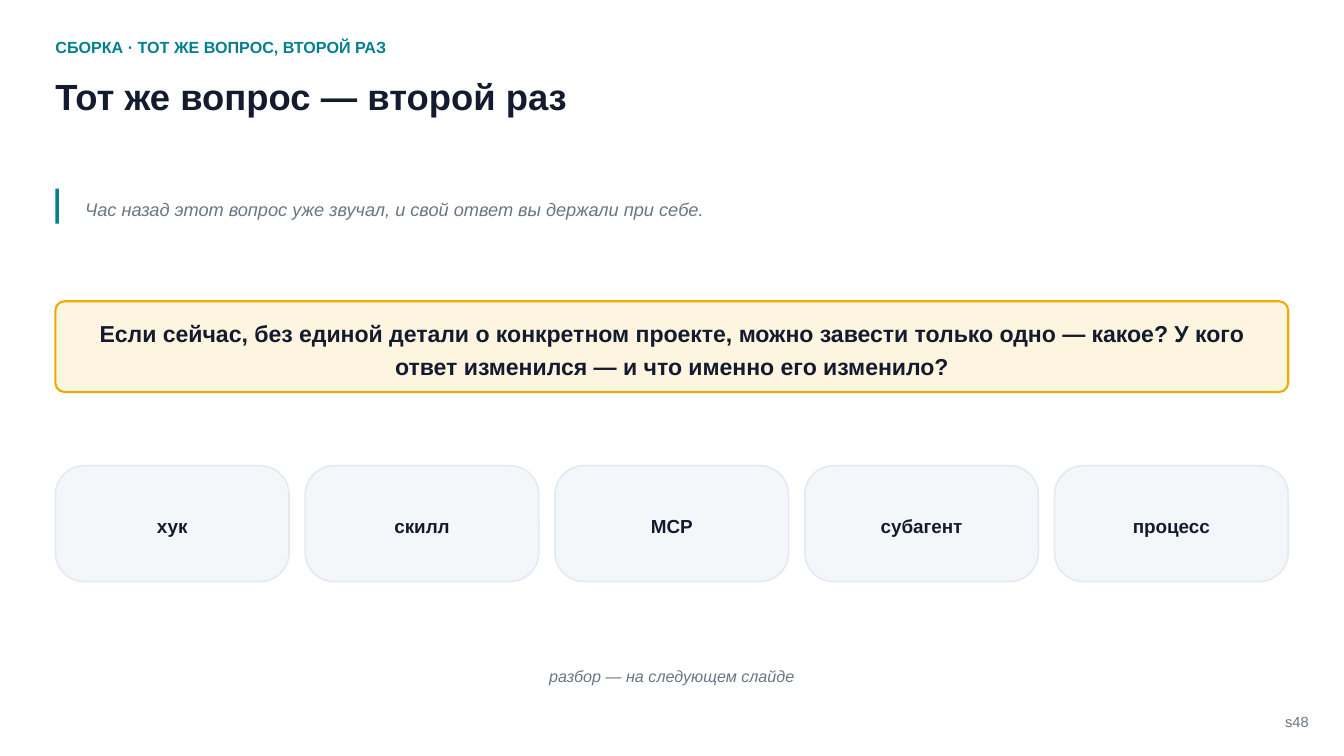
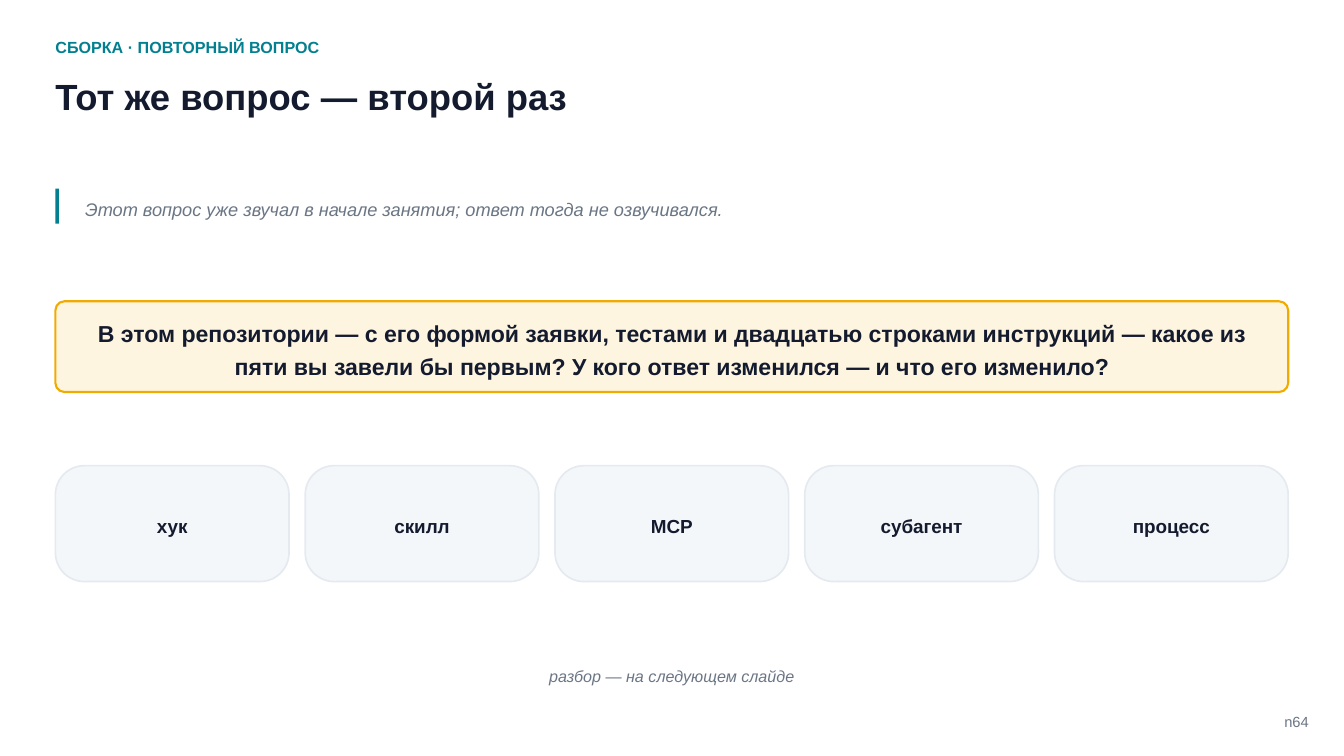
Before and after one commit to tellina-study/AI-usage-lessons, a slide deck: slide 64 of library/seminars/sem-05/rendered/sem-05.pptx (slide 48 before the commit). Drawn at 1344x756 pixels with LibreOffice and Linux fonts; fonts in the diff are those of the drawing. Boxes give left, top, right and bottom in pixels: in the first picture for what was removed or moved away, otherwise in the second. Text is boxed around its words. In the diff, an @@ line names an element or a change of style, - is before the commit and + after.

```diff
--- a/library/seminars/sem-05/rendered/sem-05.pptx
+++ b/library/seminars/sem-05/rendered/sem-05.pptx
@@ text at (55,40,319,53): text changed @@
-СБОРКА · ТОТ ЖЕ ВОПРОС, ВТОРОЙ РАЗ
+СБОРКА · ПОВТОРНЫЙ ВОПРОС
@@ text at (85,203,723,220): text changed @@
-Час назад этот вопрос уже звучал, и свой ответ вы держали при себе.
+Этот вопрос уже звучал в начале занятия; ответ тогда не озвучивался.
@@ text at (98,324,1246,380): text changed @@
-Если сейчас, без единой детали о конкретном проекте, можно завести только одно — какое? У кого ответ изменился — и что именно его изменило?
+В этом репозитории — с его формой заявки, тестами и двадцатью строками инструкций — какое из пяти вы завели бы первым? У кого ответ изменился — и что его изменило?
@@ text at (1284,717,1308,727): text changed @@
-s48
+n64
```
Also in this commit, not shown: 3 other slides changed, 61 slides added, 46 slides removed, 10 other files.
